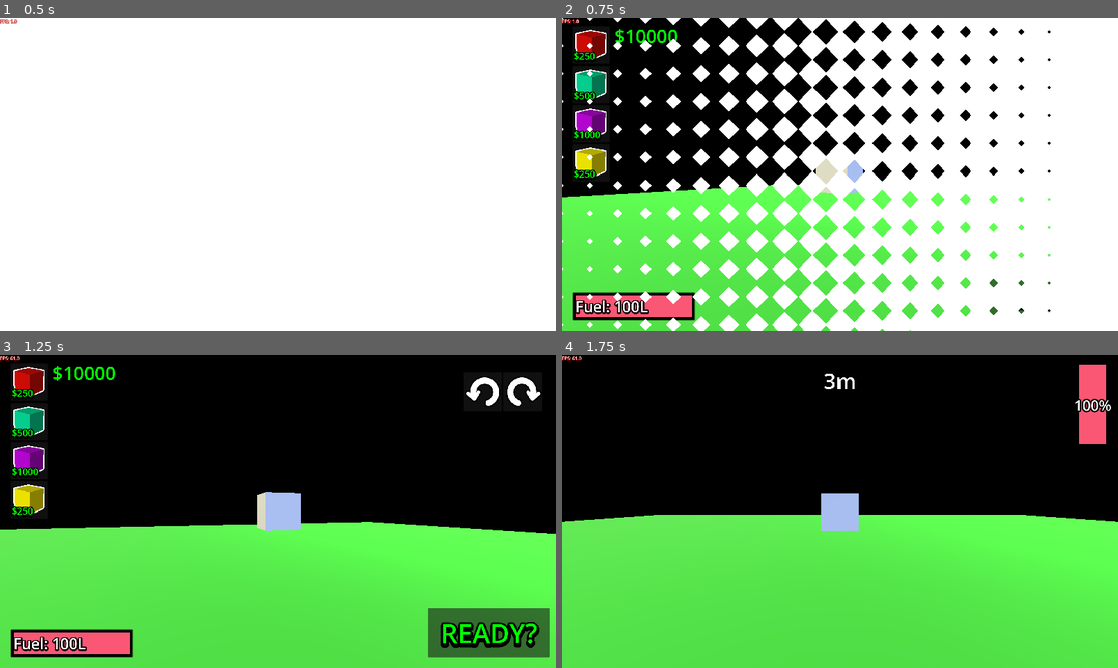
Above: before the commit, frames 1-4 (two rows, left to right).
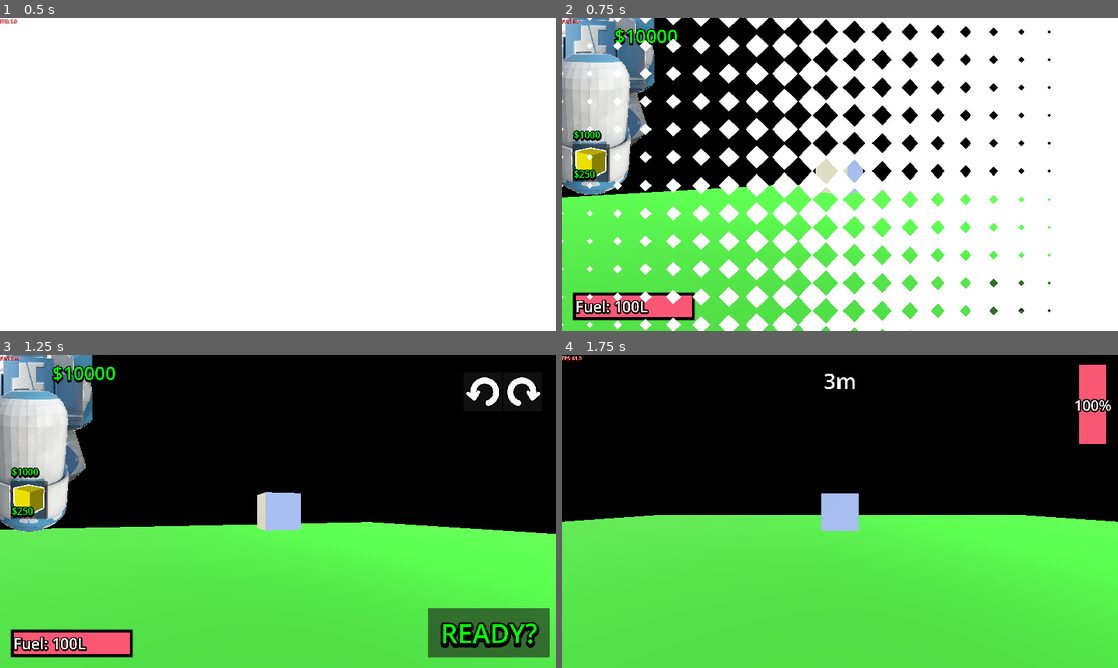
Above: after the commit, the same moments.

Repository: SuperGoon97/CAPJam2025
Game: Godot game, scene res://Scenes/Core/GameCore/game_core.tscn
Same seed, same stepped clock (60 frames per second), same inputs: the game is played once before the commit and once after it. The engine's default icon, where the game draws it, is replaced by a stand-in: a white triangle on a blue panel in a dark square.
Inputs (mouse positions are in pixels of both pictures, inside the frame that each line leads up to):
- Up to frame 1 (0.5 s): no input
- Up to frame 2 (0.75 s): move the mouse to (962, 158) at 0.52 s; hold Right (Right) from 0.53 s (still down); click (962, 158) at 0.67 s
- Up to frame 3 (1.25 s): keep holding Right (Right)
- Up to frame 4 (1.75 s): release Right (Right) at 1.25 s; click "READY?" at 1.25 s

Frame 1 is identical in both runs. In frame 2, 6.7% of the frame differs, in the area x 0-17%, y 0-57%; in frame 3, 7.1%; in frame 4, nothing differs.

Commit message:
png import

Diff:
--- a/template/Scripts/Resources/GameResources/ShipResources/rocket_part_block.tres
+++ b/template/Scripts/Resources/GameResources/ShipResources/rocket_part_block.tres
@@ -1,6 +1,6 @@
 [gd_resource type="Resource" script_class="RocketPartResource" load_steps=3 format=3 uid="uid://cx5fvl3gysa2a"]
 
-[ext_resource type="Texture2D" uid="uid://dym88tjp4vss3" path="res://Assets/Sprites/t_ui_icon_block.png" id="1_cnewi"]
+[ext_resource type="Texture2D" uid="uid://dq7w5cudsba87" path="res://Assets/Sprites/Cube_Module_2_1.png" id="1_cnewi"]
 [ext_resource type="Script" uid="uid://b4ynbiek7cbdq" path="res://Scripts/Resources/GameResources/ShipResources/rocket_part_resource.gd" id="2_xwhs5"]
 
 [resource]
--- a/template/Scripts/Resources/GameResources/ShipResources/rocket_part_fuel.tres
+++ b/template/Scripts/Resources/GameResources/ShipResources/rocket_part_fuel.tres
@@ -1,6 +1,6 @@
 [gd_resource type="Resource" script_class="RocketPartResource" load_steps=3 format=3 uid="uid://ovys61sx81ta"]
 
-[ext_resource type="Texture2D" uid="uid://ce3ixiiapichl" path="res://Assets/Sprites/t_ui_icon_thruster.png" id="1_bk3fw"]
+[ext_resource type="Texture2D" uid="uid://d2ub6xmyno1bo" path="res://Assets/Sprites/Fule_Tank_Module_2.png" id="1_bk3fw"]
 [ext_resource type="Script" uid="uid://b4ynbiek7cbdq" path="res://Scripts/Resources/GameResources/ShipResources/rocket_part_resource.gd" id="2_fttbp"]
 
 [resource]
--- a/template/Scripts/Resources/GameResources/ShipResources/rocket_part_thruster.tres
+++ b/template/Scripts/Resources/GameResources/ShipResources/rocket_part_thruster.tres
@@ -1,6 +1,6 @@
 [gd_resource type="Resource" script_class="RocketPartResource" load_steps=3 format=3 uid="uid://b2oqjq5cdwcu1"]
 
-[ext_resource type="Texture2D" uid="uid://bun37tput6xu1" path="res://Assets/Sprites/t_ui_icon_fuel.png" id="1_r3mbp"]
+[ext_resource type="Texture2D" uid="uid://dwqorcsgic5o8" path="res://Assets/Sprites/Cube_Module_2_2.png" id="1_r3mbp"]
 [ext_resource type="Script" uid="uid://b4ynbiek7cbdq" path="res://Scripts/Resources/GameResources/ShipResources/rocket_part_resource.gd" id="2_l8css"]
 
 [resource]
Binary file added: template/Assets/Sprites/Cube_Module_1_1.png
Not shown, added: template/Assets/Sprites/Cube_Module_1_1.png.import
Binary file added: template/Assets/Sprites/Cube_Module_1_2.png
Not shown, added: template/Assets/Sprites/Cube_Module_1_2.png.import
Binary file added: template/Assets/Sprites/Cube_Module_2_1.png
Not shown, added: template/Assets/Sprites/Cube_Module_2_1.png.import
Binary file added: template/Assets/Sprites/Cube_Module_2_2.png
Not shown, added: template/Assets/Sprites/Cube_Module_2_2.png.import
Binary file added: template/Assets/Sprites/Fule_Tank_Module_1.png
Not shown, added: template/Assets/Sprites/Fule_Tank_Module_1.png.import
Binary file added: template/Assets/Sprites/Fule_Tank_Module_2.png
Not shown, added: template/Assets/Sprites/Fule_Tank_Module_2.png.import
